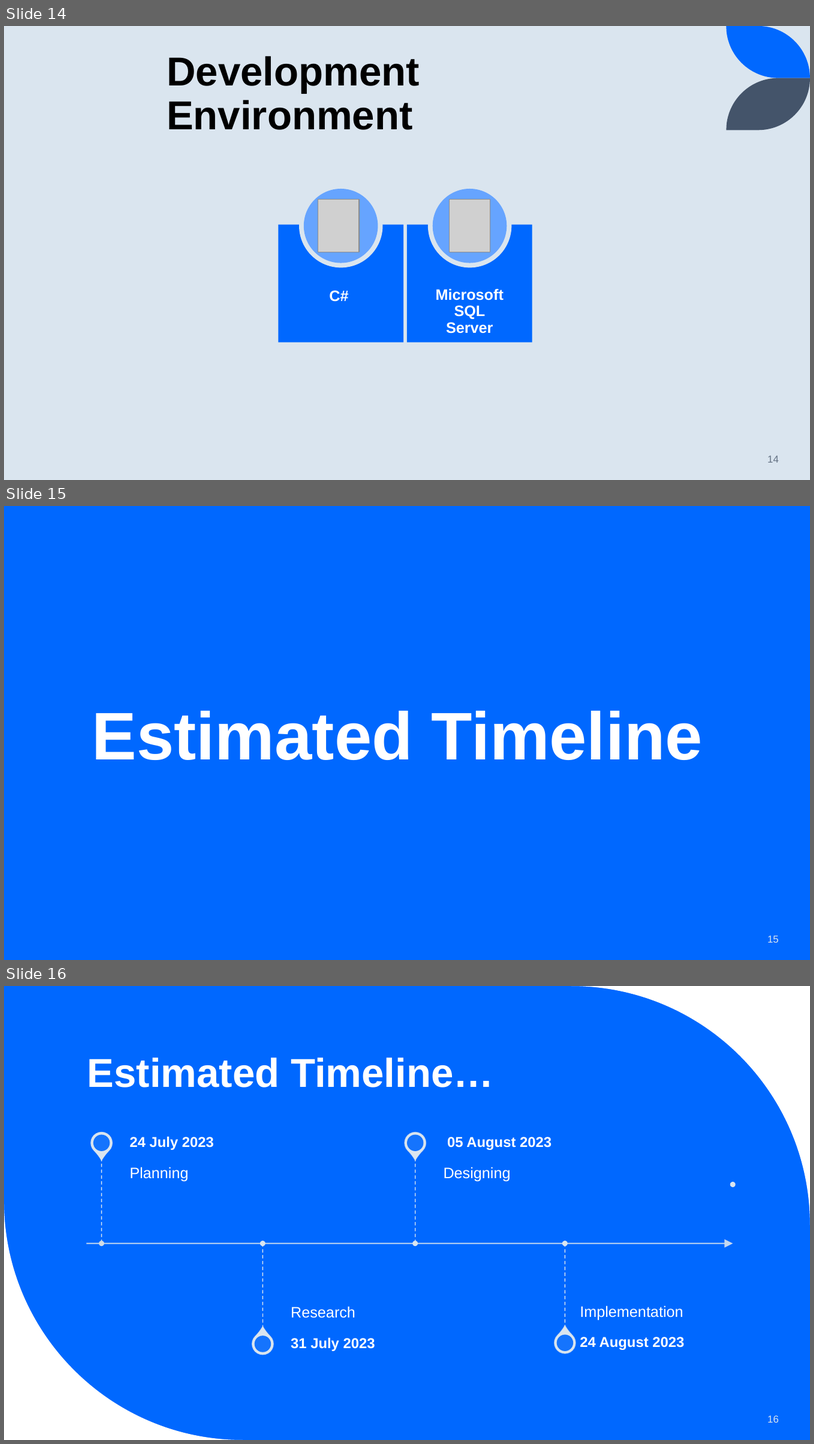
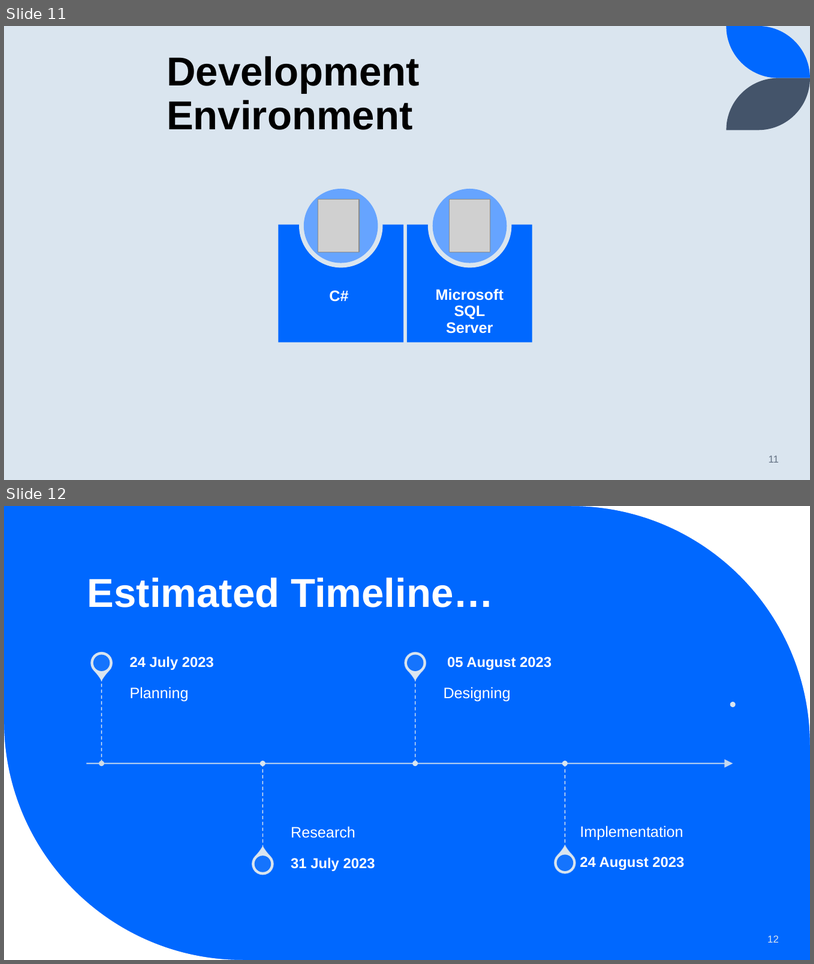
Before and after one commit to FathimaRushdha12/SRS-doc, a slide deck: IMS proposal.pptx. Shown one above the other, each under a label of ours: slides 14, 15 and 16 before the commit, slides 11 and 12 after it. The pictures are 814x1444 and 814x964 pixels, drawn with LibreOffice and Linux fonts; fonts in the diff are those of the drawing; grey boxes stand for pictures. Boxes give left, top, right and bottom in pixels: in the first picture for what was removed or moved away, otherwise in the second. Text is boxed around its words. In the diff, an @@ line names an element or a change of style, - is before the commit and + after.

```diff
--- a/IMS proposal.pptx
+++ b/IMS proposal.pptx
@@ slide 15 removed at (x1=4, y1=506, x2=810, y2=960), background #0068FF @@
@@ title removed at (x1=92, y1=711, x2=703, y2=760) @@
-Estimated Timeline
@@ page number removed at (x1=768, y1=935, x2=779, y2=942) @@
-15
@@ what was slide 14 is now slide 11 @@
@@ page number at (x1=769, y1=455, x2=779, y2=462): text changed @@
-14
+11
@@ what was slide 16 is now slide 12 @@
@@ page number at (x1=768, y1=935, x2=779, y2=942): text changed @@
-16
+12
```
Also in this commit, not shown: 2 slides changed, 3 other slides removed.
